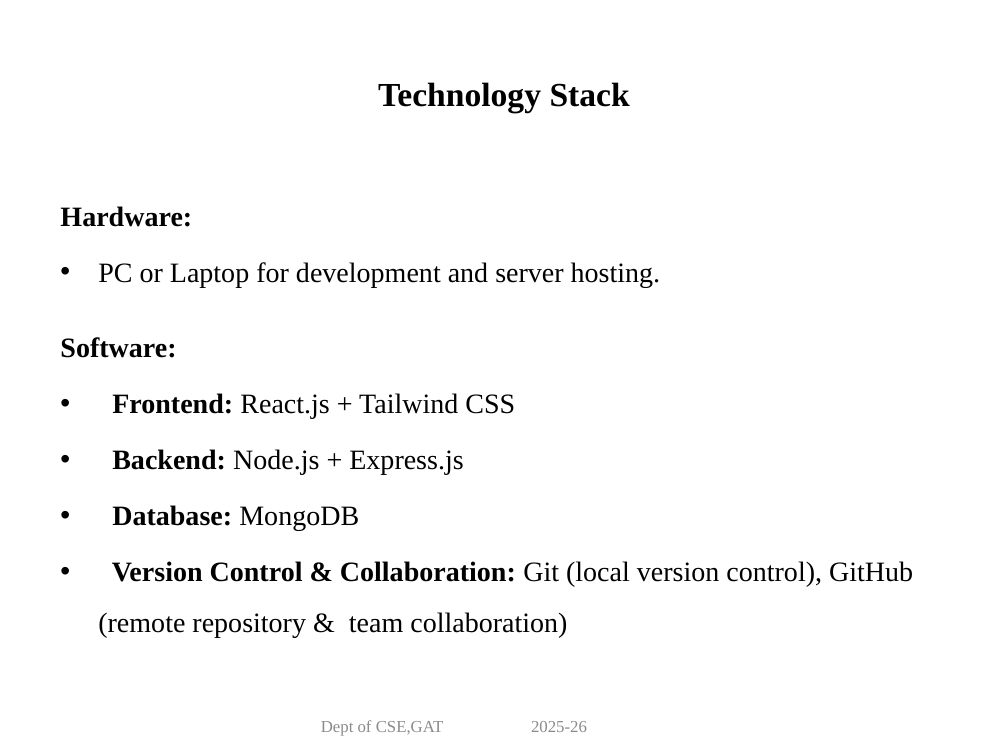
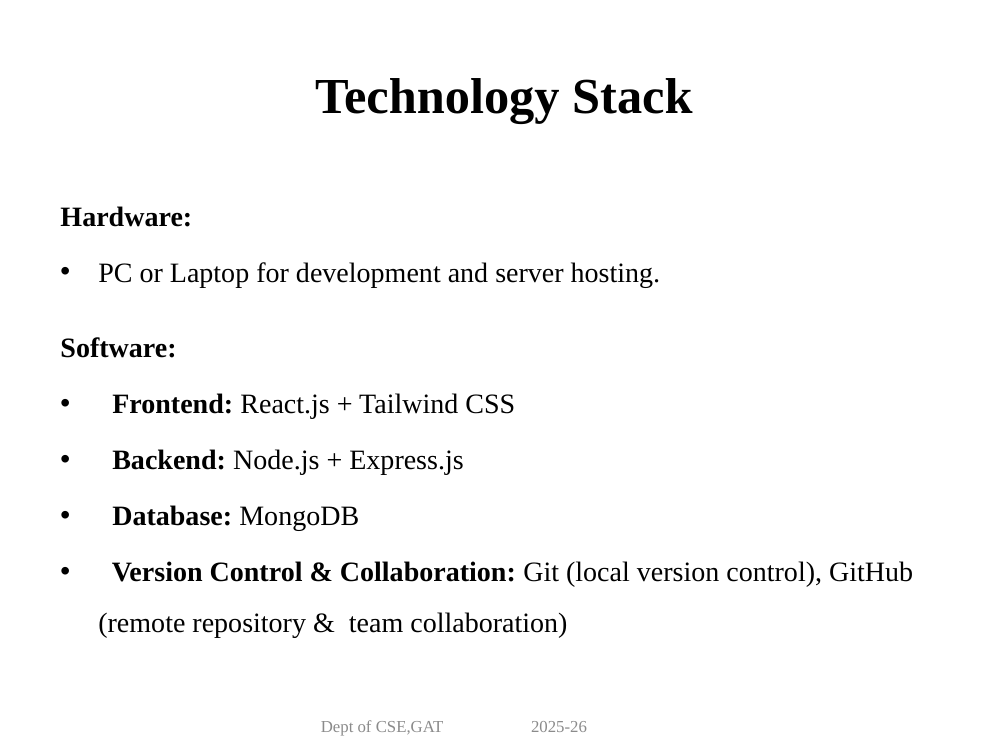
Before and after one commit to Vigneshp89511/miniproject-bookmates-, a slide deck: slide 8 of documentation/PPT/Mini_Project_BookMates.pptx. Drawn at 1008x756 pixels with LibreOffice and Linux fonts; fonts in the diff are those of the drawing. Boxes give left, top, right and bottom in pixels: in the first picture for what was removed or moved away, otherwise in the second. Text is boxed around its words. In the diff, an @@ line names an element or a change of style, - is before the commit and + after.

```diff
--- a/documentation/PPT/Mini_Project_BookMates.pptx
+++ b/documentation/PPT/Mini_Project_BookMates.pptx
@@ title "Technology Stack" at [315,78,692,124]: size 24 to 36 pt @@
```
Also in this commit, not shown: 1 other slide changed.
